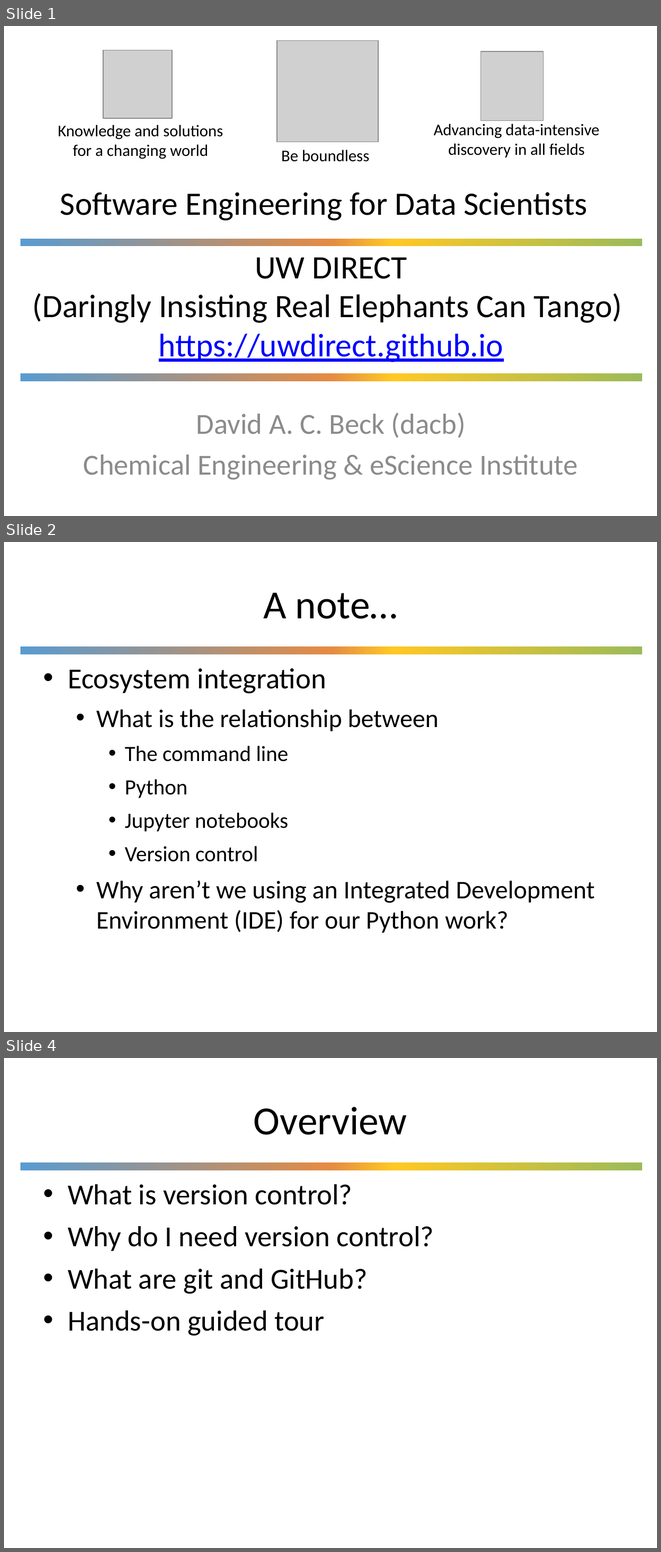
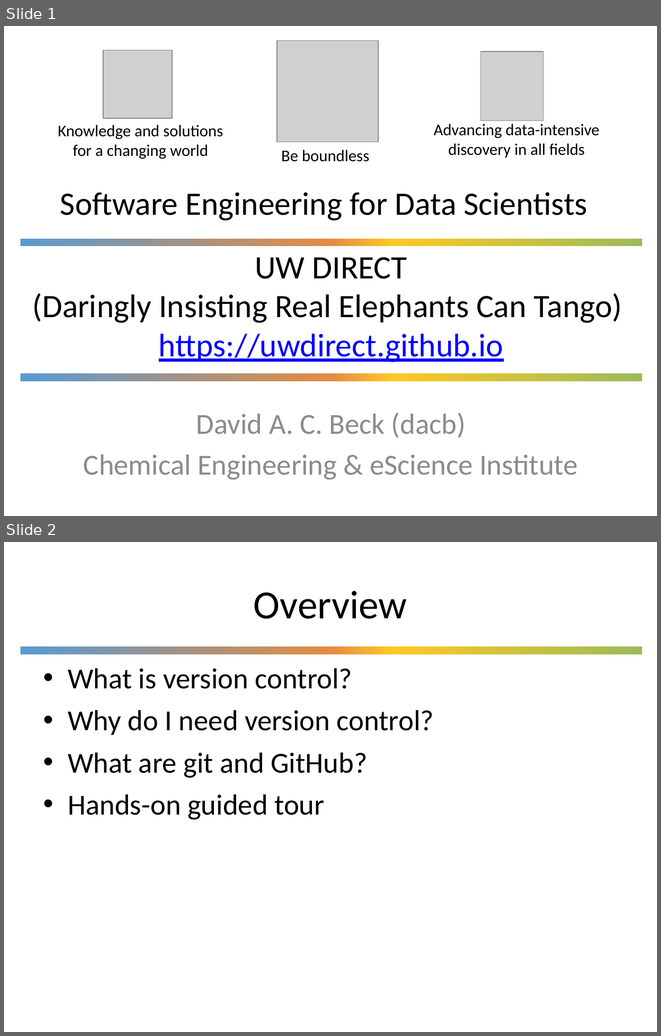
Before and after one commit to UWDIRECT/UWDIRECT.github.io, a slide deck: Wi18_content/SEDS/L3.Version_Control_p2.pptx. Shown one above the other, each under a label of ours: slides 1, 2 and 4 before the commit, slides 1 and 2 after it; the slides between them are not shown. The pictures are 661x1552 and 661x1036 pixels, drawn with LibreOffice and Linux fonts; fonts in the diff are those of the drawing; grey boxes stand for pictures; background and template pictures are left out. Boxes give left, top, right and bottom in pixels: in the first picture for what was removed or moved away, otherwise in the second. Text is boxed around its words. In the diff, an @@ line names an element or a change of style, - is before the commit and + after.

Commit message:
added lecture for version control part 1

```diff
--- a/Wi18_content/SEDS/L3.Version_Control_p2.pptx
+++ b/Wi18_content/SEDS/L3.Version_Control_p2.pptx
@@ slide 2 removed at [4, 542, 657, 1032], background #FFFFFF; not listed: 1 template element that a slide beside it also shows @@
@@ title removed at [263, 592, 398, 619] @@
-A note…
@@ text removed at [68, 668, 595, 933] @@
-• Ecosystem integration
-  • What is the relationship between
-    • The command line
-    • Python
-    • Jupyter notebooks
-    • Version control
-  • Why aren’t we using an Integrated Development Environment (IDE) for our Python work?
@@ what was slide 4 is now slide 2 @@
```
Also in this commit, not shown: 1 other slide removed.
